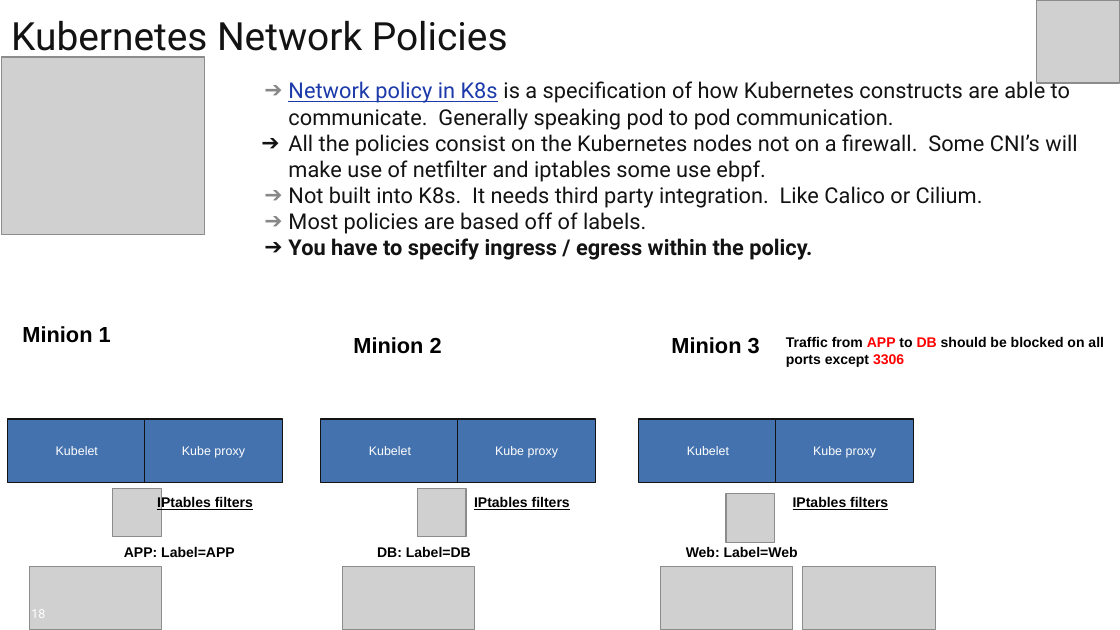
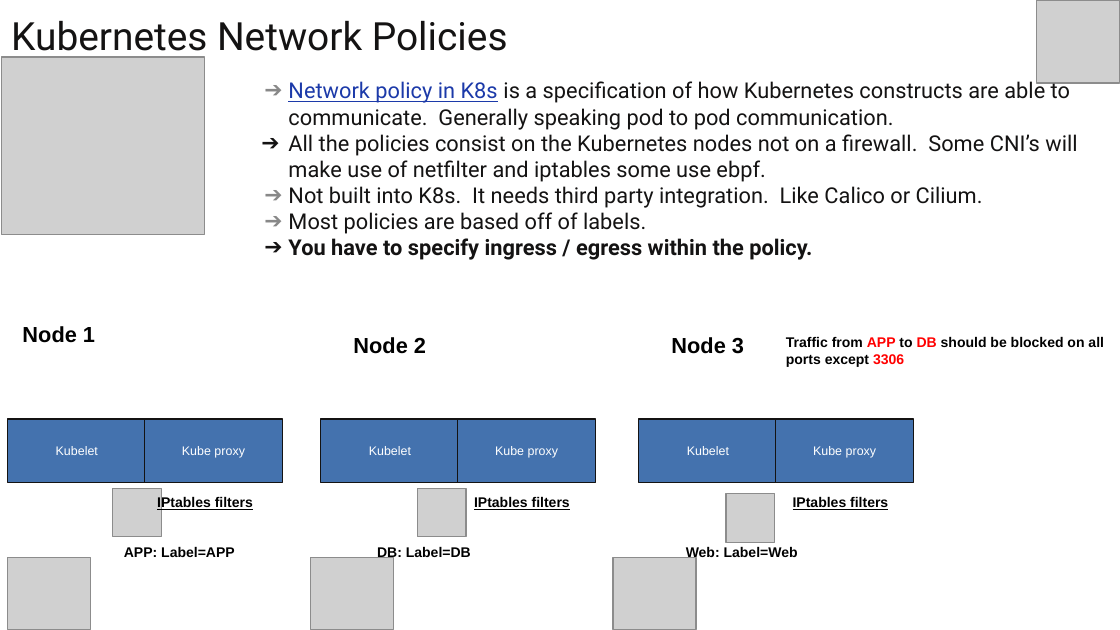
Before and after one commit to burnyd/nynog-k8s-networking-101, a slide deck: slide 19 of Nynog-K8s-networking-101.pptx (slide 18 before the commit). Drawn at 1120x630 pixels with LibreOffice and Linux fonts; fonts in the diff are those of the drawing; grey boxes stand for pictures. Boxes give left, top, right and bottom in pixels: in the first picture for what was removed or moved away, otherwise in the second. Text is boxed around its words. In the diff, an @@ line names an element or a change of style, - is before the commit and + after.

```diff
--- a/Nynog-K8s-networking-101.pptx
+++ b/Nynog-K8s-networking-101.pptx
@@ text at (x1=22, y1=326, x2=95, y2=343): text changed @@
-Minion 1
+Node 1
@@ text at (x1=353, y1=337, x2=426, y2=354): text changed @@
-Minion 2
+Node 2
@@ text at (x1=671, y1=337, x2=744, y2=354): text changed @@
-Minion 3
+Node 3
@@ picture added at (x1=8, y1=558, x2=91, y2=630) @@
@@ picture removed at (x1=29, y1=567, x2=161, y2=629) @@
@@ picture added at (x1=310, y1=558, x2=393, y2=630) @@
@@ picture removed at (x1=343, y1=567, x2=475, y2=629) @@
@@ picture added at (x1=613, y1=558, x2=696, y2=630) @@
@@ picture removed at (x1=661, y1=567, x2=793, y2=629) @@
@@ picture removed at (x1=803, y1=567, x2=935, y2=629) @@
@@ page number removed at (x1=31, y1=609, x2=45, y2=618) @@
-18
```
Also in this commit, not shown: 13 other slides changed, 2 slides added, 1 slide removed.
